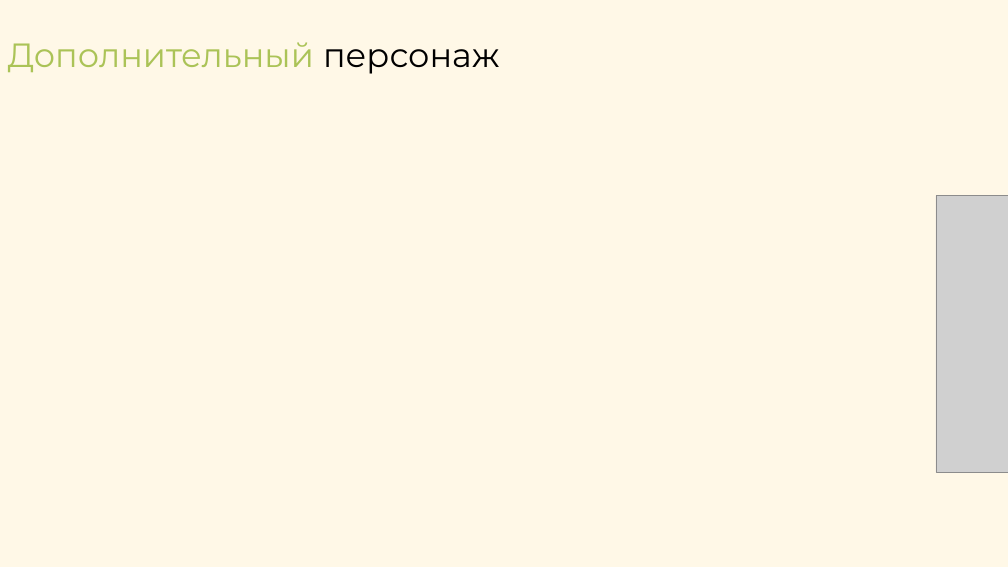
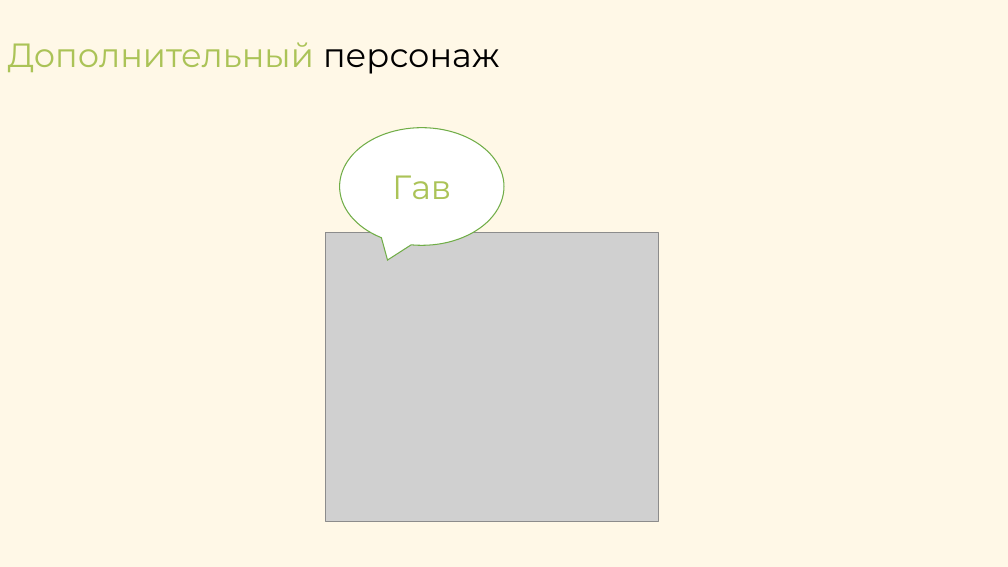
Before and after one commit to AndreiDuvakin/PyGame-Project, a slide deck: slide 6 of documents/Презентация.pptx (slide 4 before the commit). Drawn at 1008x567 pixels with LibreOffice and Linux fonts; fonts in the diff are those of the drawing; grey boxes stand for pictures. Boxes give left, top, right and bottom in pixels: in the first picture for what was removed or moved away, otherwise in the second. Text is boxed around its words. In the diff, an @@ line names an element or a change of style, - is before the commit and + after.

```diff
--- a/documents/Презентация.pptx
+++ b/documents/Презентация.pptx
@@ speech bubble added at [340,128,504,246], fill #FFFFFF, outline #70AD47 1 pt, 32 pt, text #ABC357 @@
+Гав
@@ picture removed at [936,196,1008,473] @@
@@ picture added at [326,233,659,521] @@
```
Also in this commit, not shown: 5 other slides changed.
